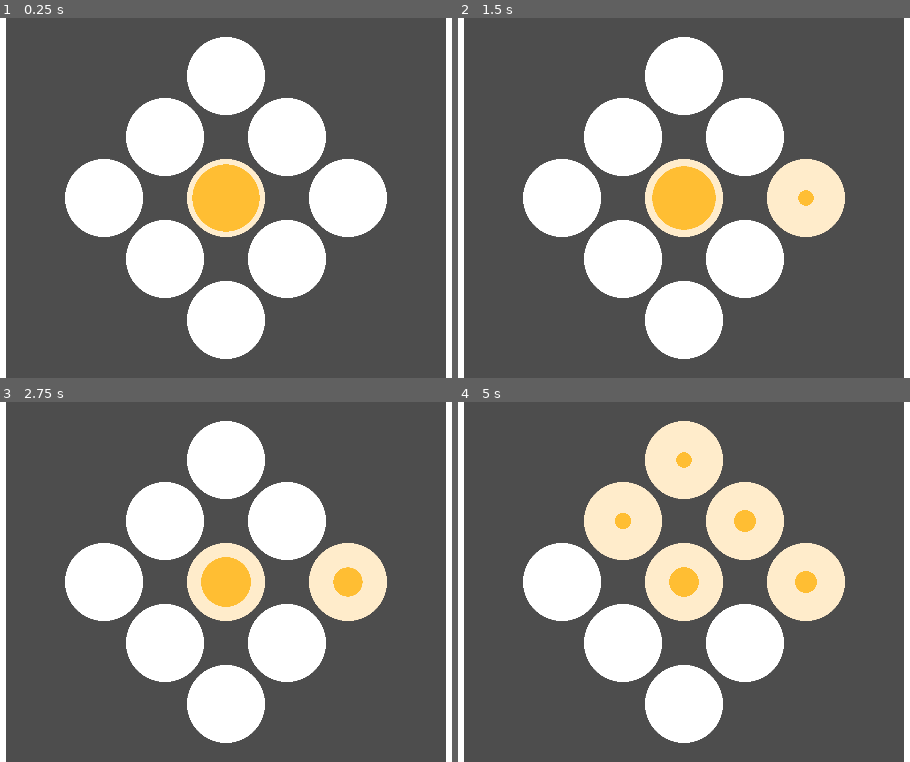
Above: before the commit, frames 1-4 (two rows, left to right).
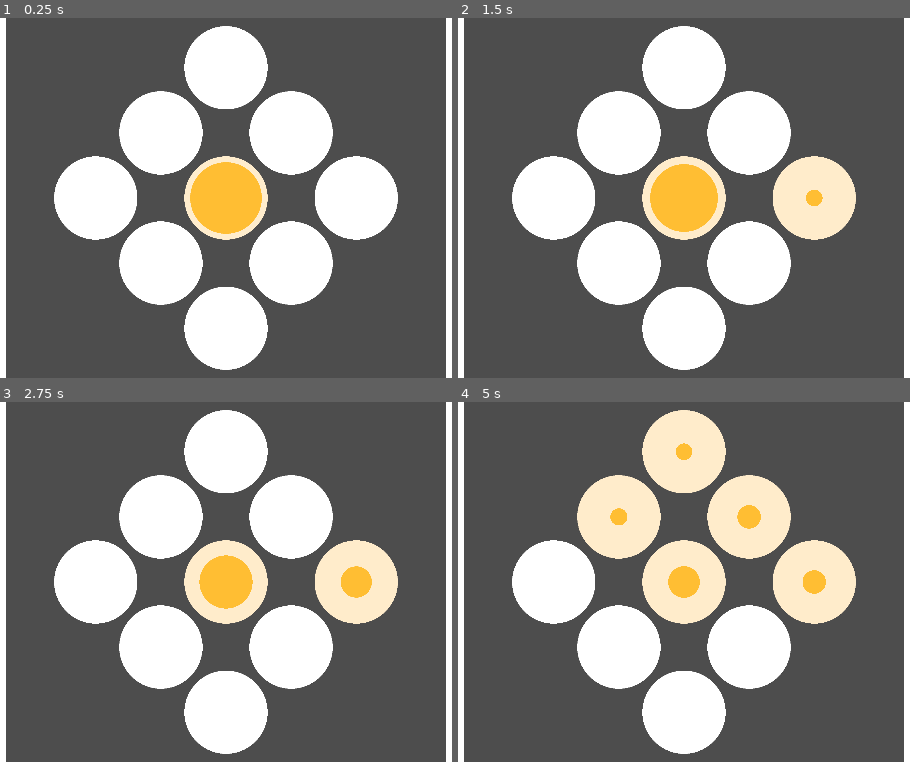
Above: after the commit, the same moments.

Repository: daviddegelder/Holey
Game: Godot game, scene res://ui.tscn
The game is run twice, just before and just after one commit, with the same random seed, the same clock (stepped at 60 frames per second) and the same inputs.
Inputs (mouse positions are in pixels of both pictures, inside the frame that each line leads up to):
- Up to frame 1 (0.25 s): no input
- Up to frame 2 (1.5 s): move the mouse to (824, 180) at 0.52 s; hold Keypad 6 (East) 0.53-1.25 s; click (824, 180) at 0.67 s; tap Enter at 1.25 s; drag from (557, 216) to (684, 198) at 1.27 s
- Up to frame 3 (2.75 s): move the mouse to (289, 502) at 2.02 s; hold Keypad 6 (East) from 2.03 s (still down); click (289, 502) at 2.17 s
- Up to frame 4 (5 s): release Keypad 6 (East) at 2.75 s; tap Space at 2.75 s; drag from (652, 654) to (494, 528) at 2.77 s; move the mouse to (873, 636) at 3.52 s; hold Keypad 7 (NorthWest) 3.53-4.25 s; click (873, 636) at 3.67 s; tap Enter at 4.25 s; drag from (494, 528) to (684, 582) at 4.27 s

The runs differ from the first frame. In frame 1, 7.1% of the frame differs, in the area x 11-89%, y 2-98%; in frame 2, 7.2%; in frame 3, 7.2%; in frame 4, 7.5%.

Commit message:
Adapt layout on portrait mode

Diff:
--- /dev/null
+++ b/OrientationControl.gd
@@ -0,0 +1,20 @@
+extends Control
+
+@export var landscape_mode_container: Container
+@export var portrait_mode_container: Container
+@onready var current_container: Container = landscape_mode_container
+
+
+func _process(delta):
+	var target_container: Container = current_container
+
+	if size.x > size.y:
+		target_container = landscape_mode_container
+	if size.y > size.x:
+		target_container = portrait_mode_container
+
+	if target_container != current_container:
+		for child in current_container.get_children():
+			child.reparent(target_container)
+
+	current_container = target_container
--- a/RectScale2D.gd
+++ b/RectScale2D.gd
@@ -27,6 +27,7 @@
 	scale = Vector2.ONE * min(x_scale, y_scale)
 	position = container.size / 2
 
+
 func _get_configuration_warnings():
 	if shape is not RectangleShape2D:
 		return ["Shape must be a RectangleShape2D"]
--- a/project.godot
+++ b/project.godot
@@ -18,7 +18,7 @@
 [autoload]
 
 Global="*res://global.gd"
-InputManager="*res://input.gd"
+GlobalInput="*res://input.gd"
 
 [display]
 
--- a/ui.tscn
+++ b/ui.tscn
@@ -1,19 +1,24 @@
 [gd_scene load_steps=5 format=3 uid="uid://6kyh0plkcy8e"]
 
+[ext_resource type="Script" uid="uid://bbo0krscm276q" path="res://OrientationControl.gd" id="1_27fn8"]
 [ext_resource type="Script" uid="uid://khxwi3tw7vr7" path="res://RectScale2D.gd" id="1_fyqef"]
-[ext_resource type="Script" uid="uid://chig2yx62tk41" path="res://PuzzleContainer.gd" id="1_m6e0p"]
 [ext_resource type="PackedScene" uid="uid://cgfbtrm52iv7v" path="res://puzzle.tscn" id="3_27fn8"]
 
 [sub_resource type="RectangleShape2D" id="RectangleShape2D_27fn8"]
-size = Vector2(179.202, 188.907)
+size = Vector2(173.48, 176.912)
 
-[node name="Control" type="Control"]
+[node name="Control" type="Control" node_paths=PackedStringArray("landscape_mode_container", "portrait_mode_container")]
 layout_mode = 3
 anchors_preset = 15
 anchor_right = 1.0
 anchor_bottom = 1.0
 grow_horizontal = 2
 grow_vertical = 2
+pivot_offset = Vector2(320, 180)
+mouse_filter = 1
+script = ExtResource("1_27fn8")
+landscape_mode_container = NodePath("HBoxContainer")
+portrait_mode_container = NodePath("VBoxContainer")
 
 [node name="HBoxContainer" type="HBoxContainer" parent="."]
 layout_mode = 1
@@ -24,8 +29,9 @@
 grow_vertical = 2
 
 [node name="Left" type="Control" parent="HBoxContainer"]
-custom_minimum_size = Vector2(100, 0)
+custom_minimum_size = Vector2(100, 100)
 layout_mode = 2
+mouse_filter = 1
 
 [node name="ColorRect" type="ColorRect" parent="HBoxContainer/Left"]
 layout_mode = 1
@@ -35,15 +41,15 @@
 grow_horizontal = 2
 grow_vertical = 2
 
-[node name="PuzzleContainer" type="Container" parent="HBoxContainer"]
-custom_minimum_size = Vector2(200, 0)
+[node name="PuzzleContainer" type="Control" parent="HBoxContainer"]
 layout_mode = 2
 size_flags_horizontal = 3
-script = ExtResource("1_m6e0p")
+size_flags_vertical = 3
+mouse_filter = 1
 
 [node name="RectScale2D" type="CollisionShape2D" parent="HBoxContainer/PuzzleContainer" node_paths=PackedStringArray("container")]
 position = Vector2(216, 180)
-scale = Vector2(1.9057, 1.9057)
+scale = Vector2(2.03491, 2.03491)
 shape = SubResource("RectangleShape2D_27fn8")
 disabled = true
 script = ExtResource("1_fyqef")
@@ -53,8 +59,9 @@
 [node name="Puzzle" parent="HBoxContainer/PuzzleContainer/RectScale2D" instance=ExtResource("3_27fn8")]
 
 [node name="Right" type="Control" parent="HBoxContainer"]
-custom_minimum_size = Vector2(100, 0)
+custom_minimum_size = Vector2(100, 100)
 layout_mode = 2
+mouse_filter = 1
 
 [node name="ColorRect" type="ColorRect" parent="HBoxContainer/Right"]
 layout_mode = 1
@@ -63,3 +70,11 @@
 anchor_bottom = 1.0
 grow_horizontal = 2
 grow_vertical = 2
+
+[node name="VBoxContainer" type="VBoxContainer" parent="."]
+layout_mode = 1
+anchors_preset = -1
+anchor_right = 1.0
+anchor_bottom = 1.0
+grow_horizontal = 2
+grow_vertical = 2
Not shown, added: OrientationControl.gd.uid
